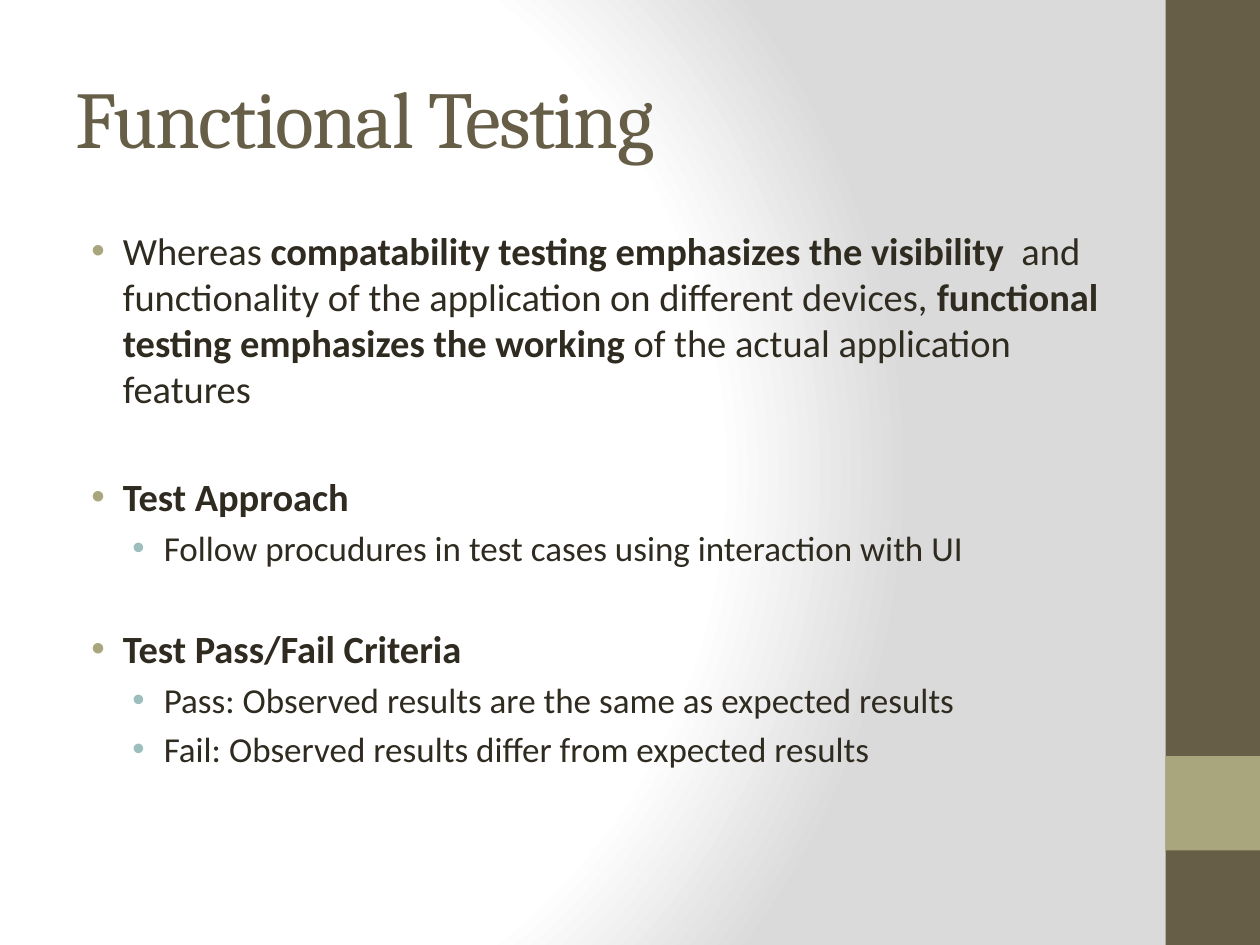
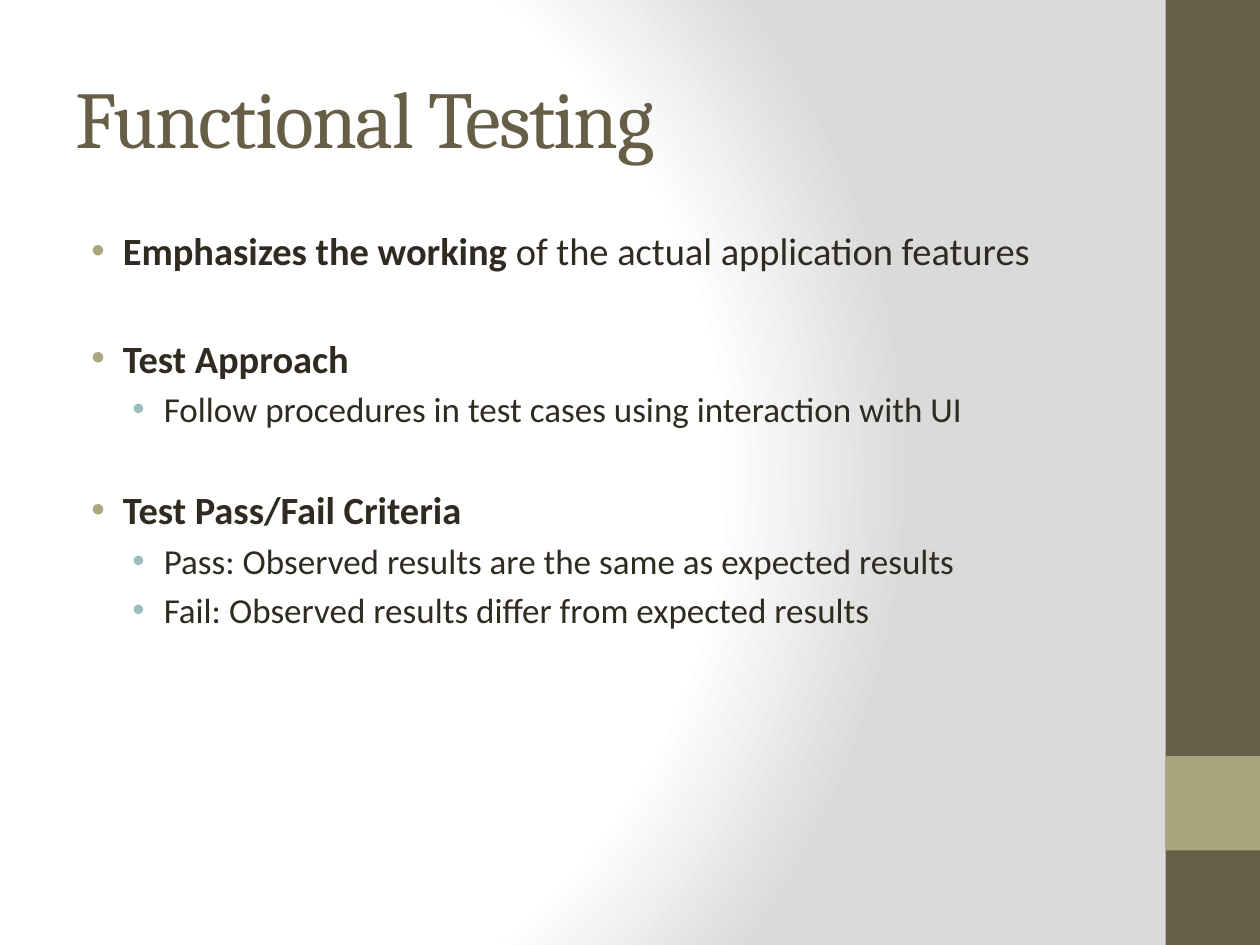
Before and after one commit to WesleyTrescott/MVC-Capstone, a slide deck: slide 3 of Test plan/Computech Corporation - Test Plan.pptx. Drawn at 1260x945 pixels with LibreOffice and Linux fonts; fonts in the diff are those of the drawing. Boxes give left, top, right and bottom in pixels: in the first picture for what was removed or moved away, otherwise in the second. Text is boxed around its words. In the diff, an @@ line names an element or a change of style, - is before the commit and + after.

Commit message:
Updated test plan
modified compatibility/functional/unit testing sections in both document
and powerpoint

```diff
--- a/Test plan/Computech Corporation - Test Plan.pptx
+++ b/Test plan/Computech Corporation - Test Plan.pptx
@@ text at (123,238,1030,272): text changed @@
-• Whereas compatability testing emphasizes the visibility and functionality of the application on different devices, functional testing emphasizes the working of the actual application features
+• Emphasizes the working of the actual application features
@@ text at (164,397,961,428): text changed @@
-  • Follow procudures in test cases using interaction with UI
+  • Follow procedures in test cases using interaction with UI
```
Also in this commit, not shown: 8 other slides changed, 3 slides added, 1 other file.
